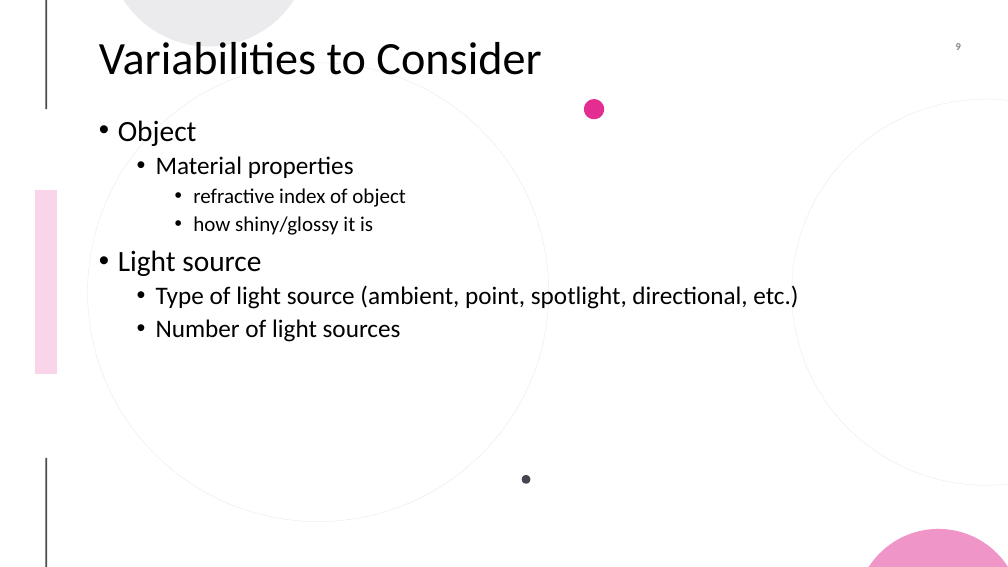
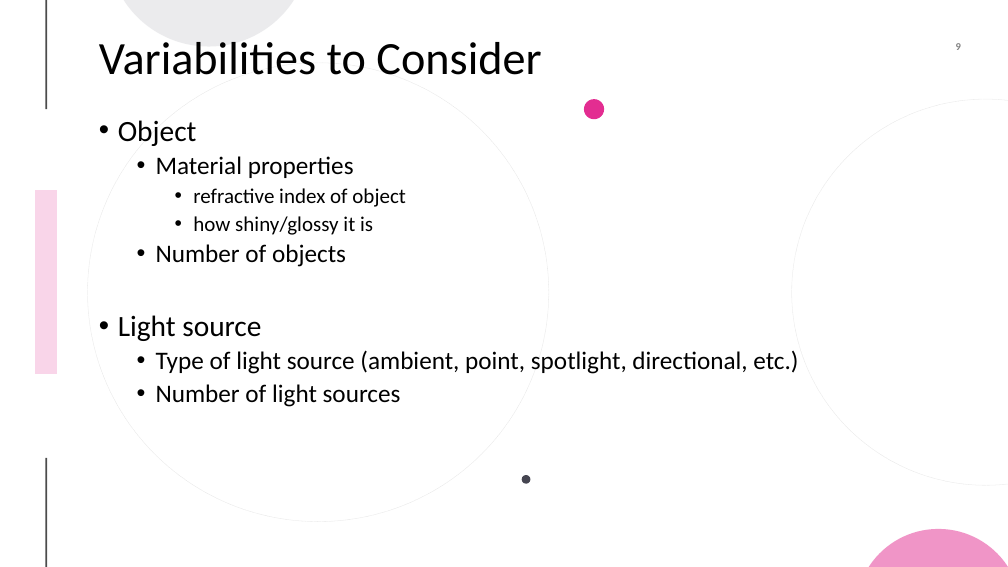
Before and after one commit to sorainsm/library-of-lighting-models, a slide deck: slide 9 of Commonality-Analysis/Lighting for Computer Graphics.pptx. Drawn at 1008x567 pixels with LibreOffice and Linux fonts; fonts in the diff are those of the drawing. Boxes give left, top, right and bottom in pixels: in the first picture for what was removed or moved away, otherwise in the second. Text is boxed around its words. In the diff, an @@ line names an element or a change of style, - is before the commit and + after.

```diff
--- a/Commonality-Analysis/Lighting for Computer Graphics.pptx
+++ b/Commonality-Analysis/Lighting for Computer Graphics.pptx
@@ text at bbox=[156, 244, 346, 267]: paragraph added @@
+  • Number of objects
```
Also in this commit, not shown: 7 other slides changed, 1 slide added, 1 slide removed, 1 other file.
